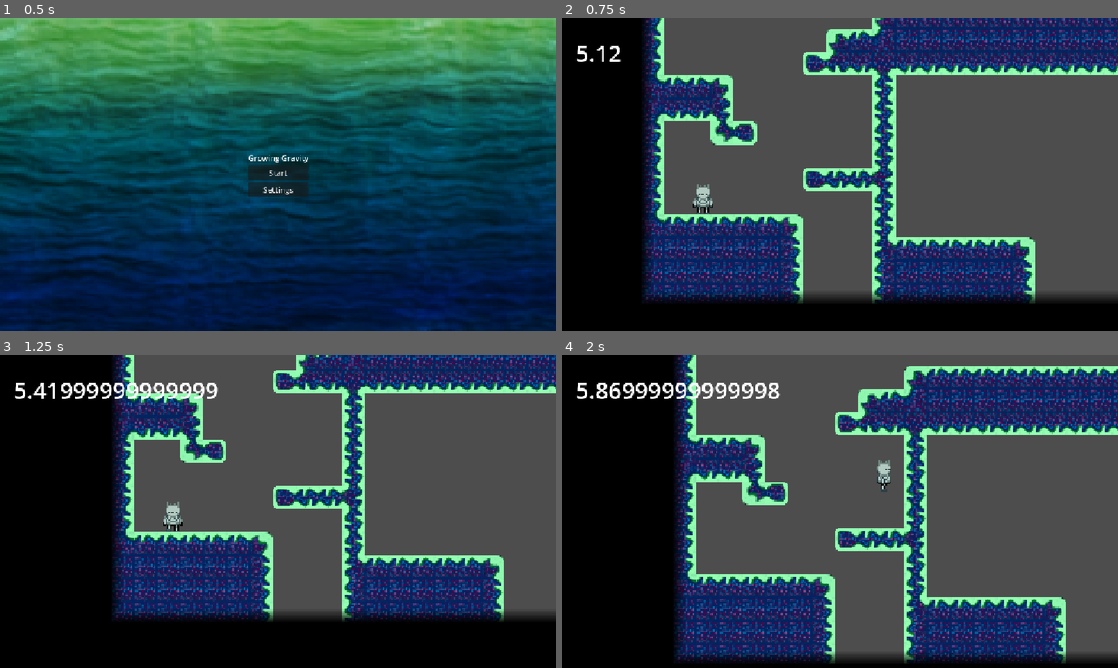
Above: before the commit, frames 1-4 (two rows, left to right).
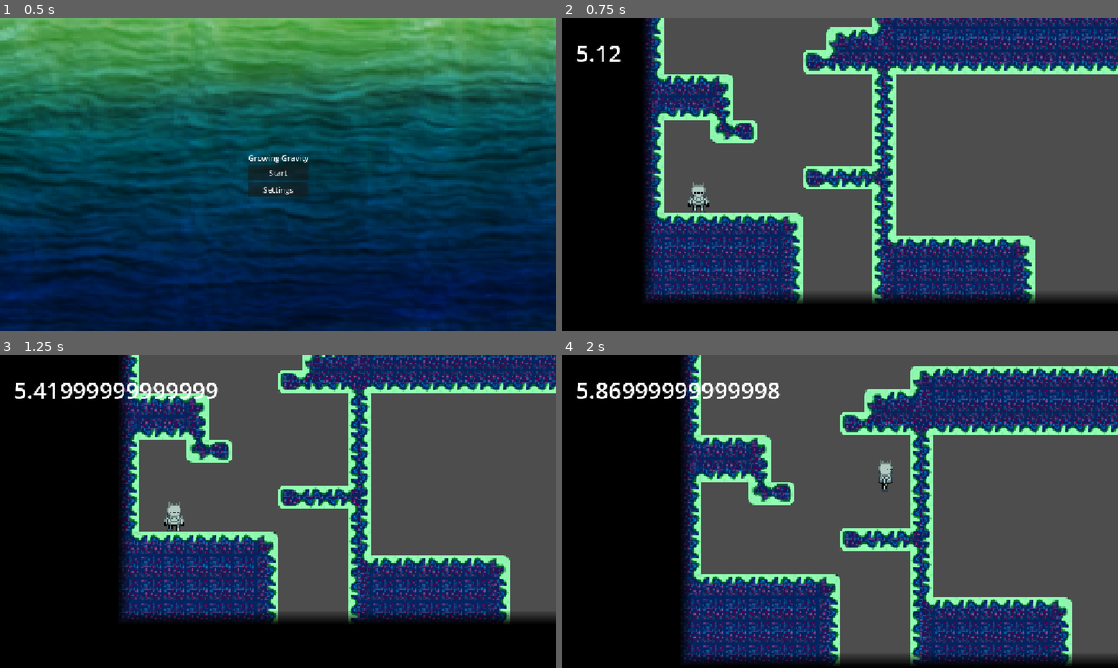
Above: after the commit, the same moments.

Repository: karelisso/R7L_fe
Game: Godot game, scene res://scenes/main_menu.tscn
Same seed, same stepped clock (60 frames per second), same inputs: the game is played once before the commit and once after it. The engine's default icon, where the game draws it, is replaced by a stand-in: a white triangle on a blue panel in a dark square.
Inputs:
- Up to frame 1 (0.5 s): no input
- Up to frame 2 (0.75 s): click "Start" at 0.5 s
- Up to frame 3 (1.25 s): no input
- Up to frame 4 (2 s): hold Right (right) from 1.28 s (still down); hold V (pick) from 1.28 s (still down); tap Space (jump) at 1.52 s

Frame 1 is identical in both runs. In frame 2, 17% of the frame differs, in the area x 14-100%, y 0-91%; in frame 3, 20%; in frame 4, 23%, in the area x 20-100%, y 0-100%.

Commit message:
added hazards.png in level_1 and snapped some items to a grid

Diff:
--- a/levels/level_1.tscn
+++ b/levels/level_1.tscn
@@ -5,9 +5,10 @@
 [ext_resource type="Texture2D" uid="uid://nyehhdlljlan" path="res://textures/tiles/Darkness.png" id="2_jirdo"]
 [ext_resource type="PackedScene" uid="uid://c6toiscbxbouq" path="res://scenes/spring.tscn" id="3_bt44k"]
 [ext_resource type="Script" uid="uid://bbncv5of74cje" path="res://levels/player_spawn.gd" id="3_gwceb"]
+[ext_resource type="Texture2D" uid="uid://blcd0v72x6123" path="res://textures/tiles/Hazards.png" id="5_btoec"]
 
 [sub_resource type="RectangleShape2D" id="RectangleShape2D_13qdw"]
-size = Vector2(679, 410)
+size = Vector2(688, 416)
 
 [sub_resource type="TileSetAtlasSource" id="TileSetAtlasSource_btoec"]
 texture = ExtResource("2_btoec")
@@ -273,6 +274,24 @@
 physics_layer_0/collision_layer = 3
 physics_layer_0/collision_mask = 3
 sources/3 = SubResource("TileSetAtlasSource_jirdo")
+
+[sub_resource type="TileSetAtlasSource" id="TileSetAtlasSource_3sk1a"]
+texture = ExtResource("5_btoec")
+0:0/0 = 0
+1:0/0 = 0
+2:0/0 = 0
+3:0/0 = 0
+0:1/0 = 0
+1:1/0 = 0
+2:1/0 = 0
+3:1/0 = 0
+0:2/0 = 0
+1:2/0 = 0
+2:2/0 = 0
+3:2/0 = 0
+
+[sub_resource type="TileSet" id="TileSet_1tbnv"]
+sources/0 = SubResource("TileSetAtlasSource_3sk1a")
 
 [sub_resource type="TileSetAtlasSource" id="TileSetAtlasSource_kx6l7"]
 texture = ExtResource("2_jirdo")
@@ -374,7 +393,7 @@
 [node name="level1" type="Node2D" unique_id=891973835]
 
 [node name="PlayerSpawn" type="Node2D" parent="." unique_id=1061429715]
-position = Vector2(44, 180)
+position = Vector2(40, 184)
 script = ExtResource("3_gwceb")
 
 [node name="Area2D" type="Area2D" parent="PlayerSpawn" unique_id=105576783]
@@ -382,7 +401,7 @@
 monitorable = false
 
 [node name="CollisionShape2D" type="CollisionShape2D" parent="PlayerSpawn/Area2D" unique_id=420835872]
-position = Vector2(220.5, -52)
+position = Vector2(224, -56)
 shape = SubResource("RectangleShape2D_13qdw")
 
 [node name="TileMapLayer" type="TileMapLayer" parent="." unique_id=1906867127]
@@ -393,16 +412,18 @@
 tile_set = SubResource("TileSet_xrivr")
 
 [node name="door" type="Node2D" parent="." unique_id=436184820]
-position = Vector2(201, 152)
+position = Vector2(200, 200)
 
 [node name="TileMap" type="TileMapLayer" parent="." unique_id=1971003029]
-position = Vector2(1, 1)
 tile_map_data = PackedByteArray("AAAAAAIAAwACAAEAAAAAAAMAAwACAAEAAAAAAAQAAwACAAEAAAAAAAUAAwACAAEAAAAAAAYAAwAEAAEAAAAAAA …(3120 unchanged characters)…
 tile_set = SubResource("TileSet_jirdo")
+
+[node name="Hazards" type="TileMapLayer" parent="." unique_id=1739883776]
+tile_set = SubResource("TileSet_1tbnv")
 
 [node name="Darkness" type="TileMapLayer" parent="." unique_id=1423133697]
 tile_map_data = PackedByteArray("AAABAA8AAAABAAIAAAACAA8AAAABAAIAAAADAA8AAAABAAIAAAAEAA8AAAABAAIAAAAFAA8AAAABAAIAAAAGAA …(10864 unchanged characters)…
 tile_set = SubResource("TileSet_nvotg")
 
 [node name="Spring" parent="." unique_id=911301289 instance=ExtResource("3_bt44k")]
-position = Vector2(489, 215)
+position = Vector2(448, 192)
Binary file added: textures/tiles/Hazards.png
Not shown, added: textures/tiles/Hazards.png.import
